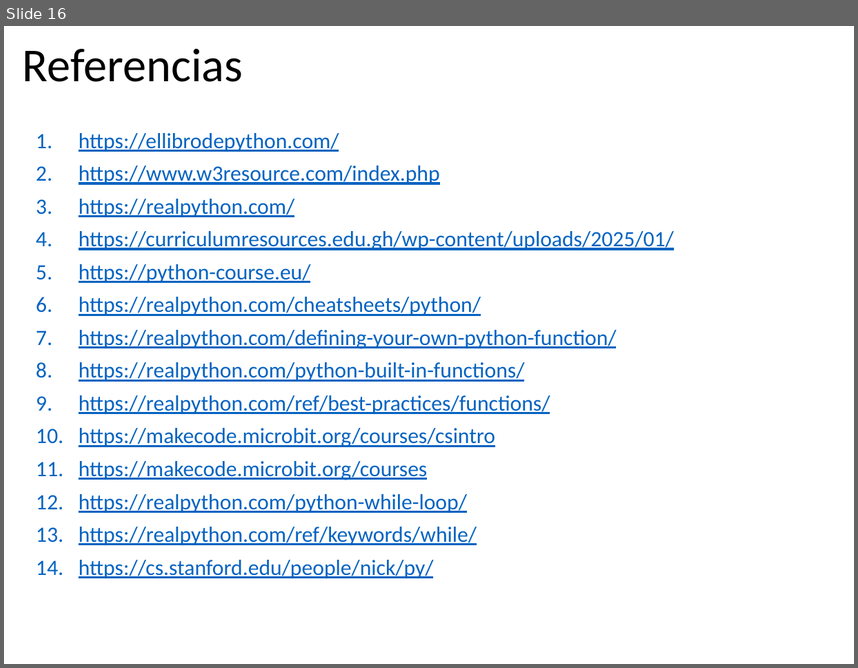
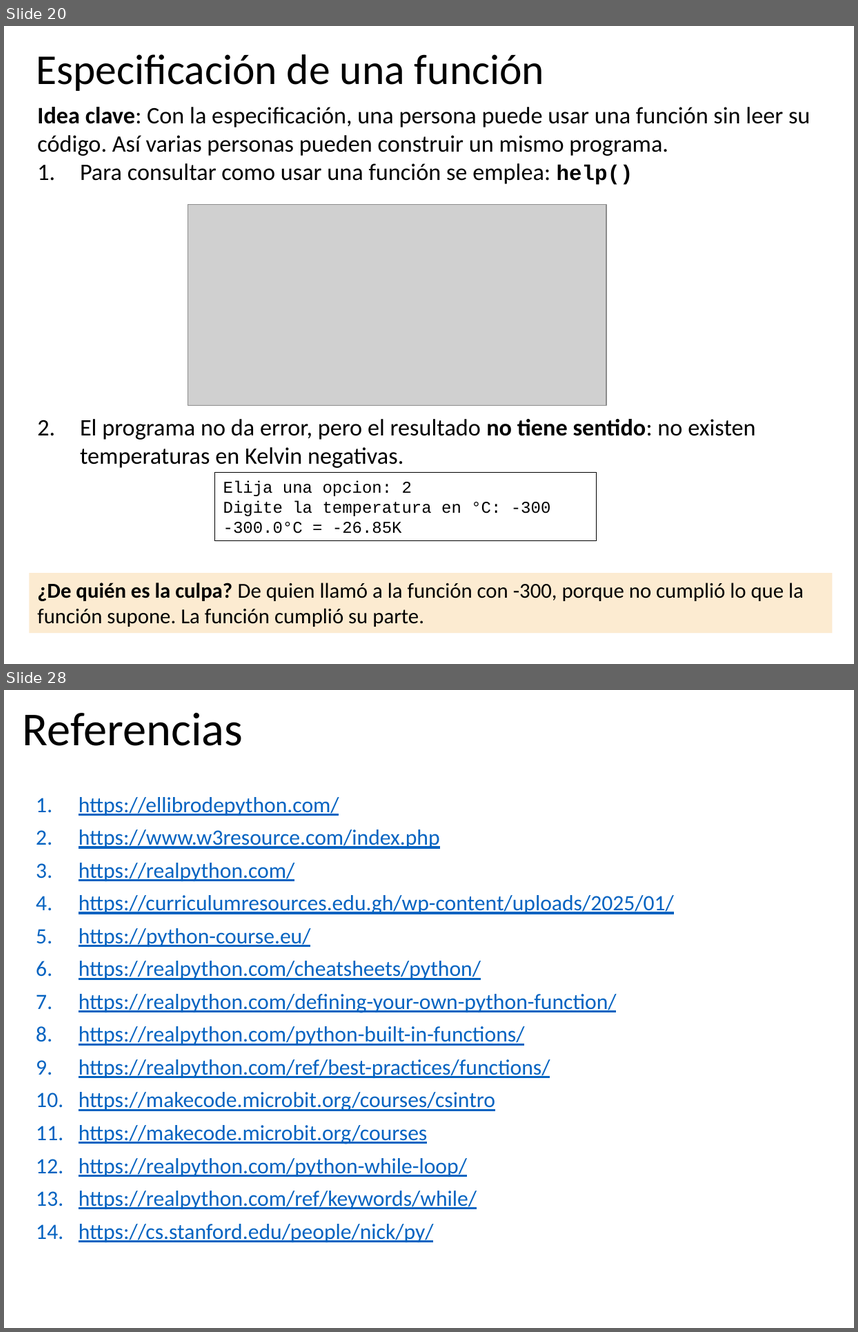
Before and after one commit to algoritmos-UdeA/logica1-20262, a slide deck: clases/10/teoria/clase-10.pptx. Shown one above the other, each under a label of ours: slide 16 before the commit, slides 20 and 28 after it; the slides between them are not shown. The pictures are 858x668 and 858x1332 pixels, drawn with LibreOffice and Linux fonts; fonts in the diff are those of the drawing; grey boxes stand for pictures. Boxes give left, top, right and bottom in pixels: in the first picture for what was removed or moved away, otherwise in the second. Text is boxed around its words. In the diff, an @@ line names an element or a change of style, - is before the commit and + after.

```diff
--- a/clases/10/teoria/clase-10.pptx
+++ b/clases/10/teoria/clase-10.pptx
@@ slide 20 added at (4,26,854,664), background #FFFFFF @@
@@ title added at (36,54,544,91), 36 pt, text #000000 @@
+Especificación de una función
@@ text added at (37,107,810,468), 20 pt, text #000000 @@
+Idea clave: Con la especificación, una persona puede usar una función sin leer su código. Así varias personas pueden construir un mismo programa.
+1. Para consultar como usar una función se emplea: help()
+2. El programa no da error, pero el resultado no tiene sentido: no existen temperaturas en Kelvin negativas.
@@ picture added at (188,205,606,405) @@
@@ rectangle added at (215,472,597,541), outline #000000 0.75 pt, 14 pt, text #000000 @@
+Elija una opcion: 2
+Digite la temperatura en °C: -300
+-300.0°C = -26.85K
@@ rectangle added at (29,572,832,633), fill #FCEBD1, 18 pt, text #000000 @@
+¿De quién es la culpa? De quien llamó a la función con -300, porque no cumplió lo que la función supone. La función cumplió su parte.
@@ what was slide 16 is now slide 28 @@
```
Also in this commit, not shown: 2 slides changed, 11 other slides added, 10 other files.
